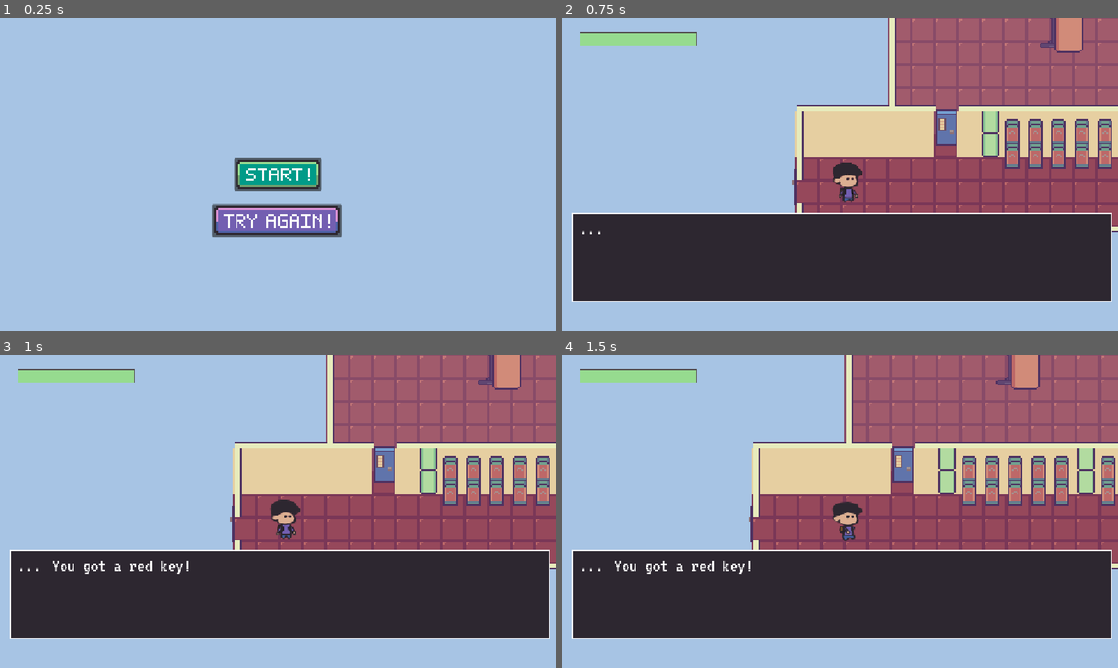
Above: before the commit, frames 1-4 (two rows, left to right).
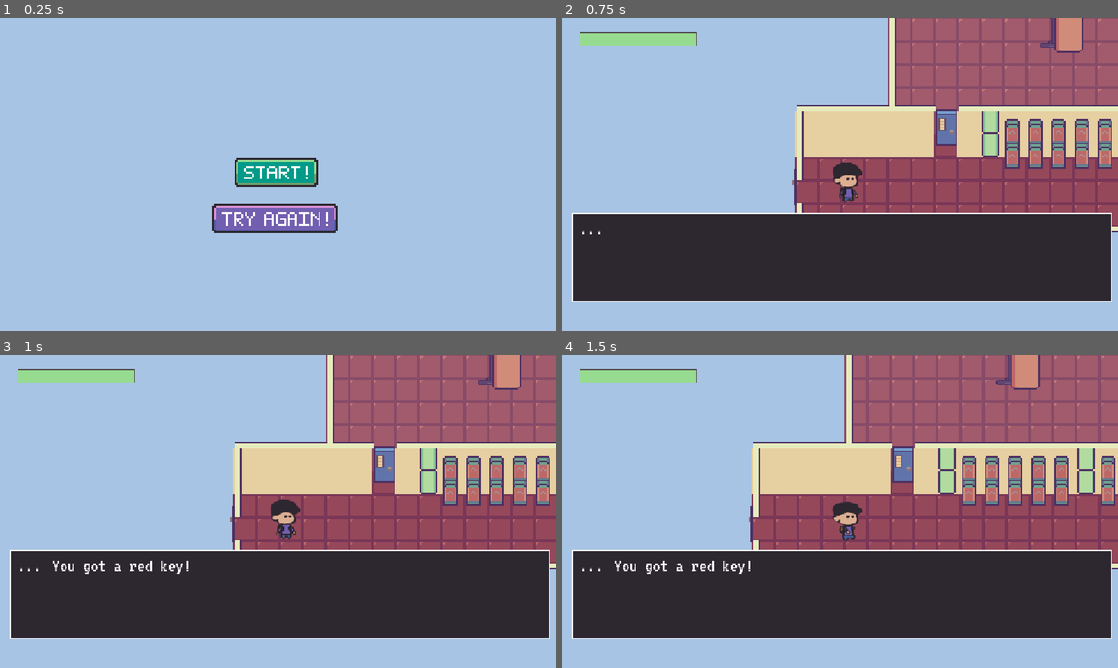
Above: after the commit, the same moments.

Repository: seat-gull/Sunny-Street-Daycare
Game: Godot game, scene res://main menu.tscn
Two runs of this game, one before a commit and one after it. Both use one fixed random seed, a clock stepped at 60 frames per second and the inputs below.
Inputs (mouse positions are in pixels of both pictures, inside the frame that each line leads up to):
- Up to frame 1 (0.25 s): no input
- Up to frame 2 (0.75 s): click (840, 174) at 0.5 s
- Up to frame 3 (1 s): no input
- Up to frame 4 (1.5 s): tap Enter at 1.25 s; move the mouse to (962, 495) at 1.27 s; hold D (move_right) from 1.28 s (still down); tap E (interact) at 1.35 s; click (962, 495) at 1.42 s

The runs differ from the first frame. In frame 1, 2.8% of the frame differs, in the area x 38-62%, y 44-71%; in frame 2, nothing differs; in frame 3, nothing differs; in frame 4, nothing differs.

Commit message:
fix blobby & menu button

Diff:
--- a/main menu.tscn
+++ b/main menu.tscn
@@ -22,6 +22,7 @@
 
 
 
+
 func _on_exit_pressed() -> void:
 	get_tree().quit()
 "
@@ -35,7 +36,7 @@
 grow_vertical = 2
 script = SubResource("GDScript_gee14")
 
-[node name="Button" type="Button" parent="." unique_id=1874067397]
+[node name="Button" type="TextureButton" parent="." unique_id=1415718894]
 layout_mode = 1
 anchors_preset = 8
 anchor_left = 0.5
@@ -48,9 +49,9 @@
 offset_bottom = 34.0
 grow_horizontal = 2
 grow_vertical = 2
-icon = ExtResource("1_7mewq")
+texture_normal = ExtResource("1_7mewq")
 
-[node name="Button2" type="Button" parent="." unique_id=765519032]
+[node name="Button2" type="TextureButton" parent="." unique_id=98494495]
 layout_mode = 1
 anchors_preset = 8
 anchor_left = 0.5
@@ -63,7 +64,7 @@
 offset_bottom = 130.0
 grow_horizontal = 2
 grow_vertical = 2
-icon = ExtResource("2_bajiw")
+texture_normal = ExtResource("2_bajiw")
 
 [connection signal="pressed" from="Button" to="." method="_on_start_pressed"]
 [connection signal="pressed" from="Button2" to="." method="_on_exit_pressed"]
--- a/scripts/textbox.gd
+++ b/scripts/textbox.gd
@@ -46,8 +46,12 @@
 	if talker == "n":
 		speaker_image.hide()
 		speaker.text = "..."
+
+	if talker == "Blobby":
+		speaker_image.show()
+		speaker.text = talker
+
 	speaker.show()
-
 
 	var tween = create_tween()
 	tween.set_trans(Tween.TRANS_LINEAR)
